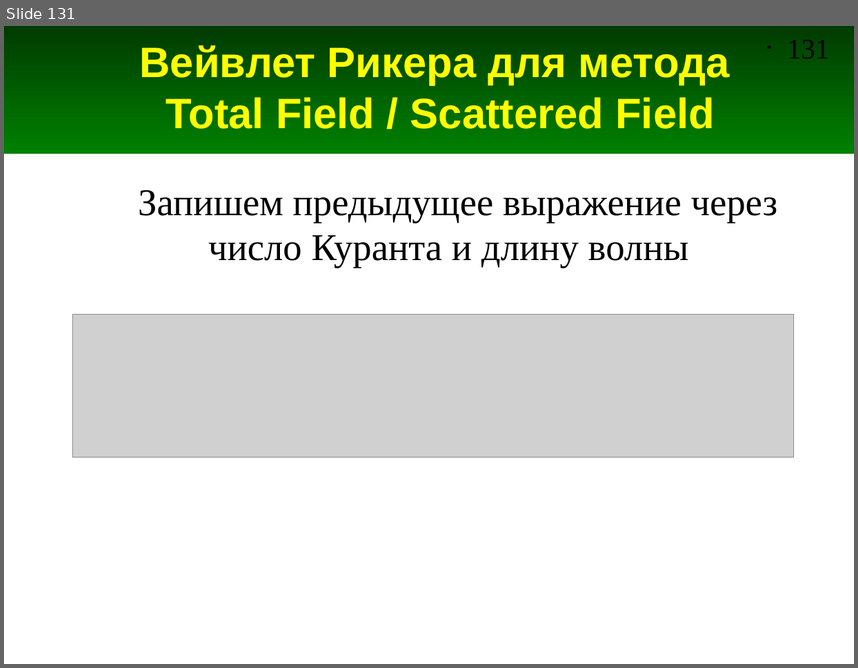
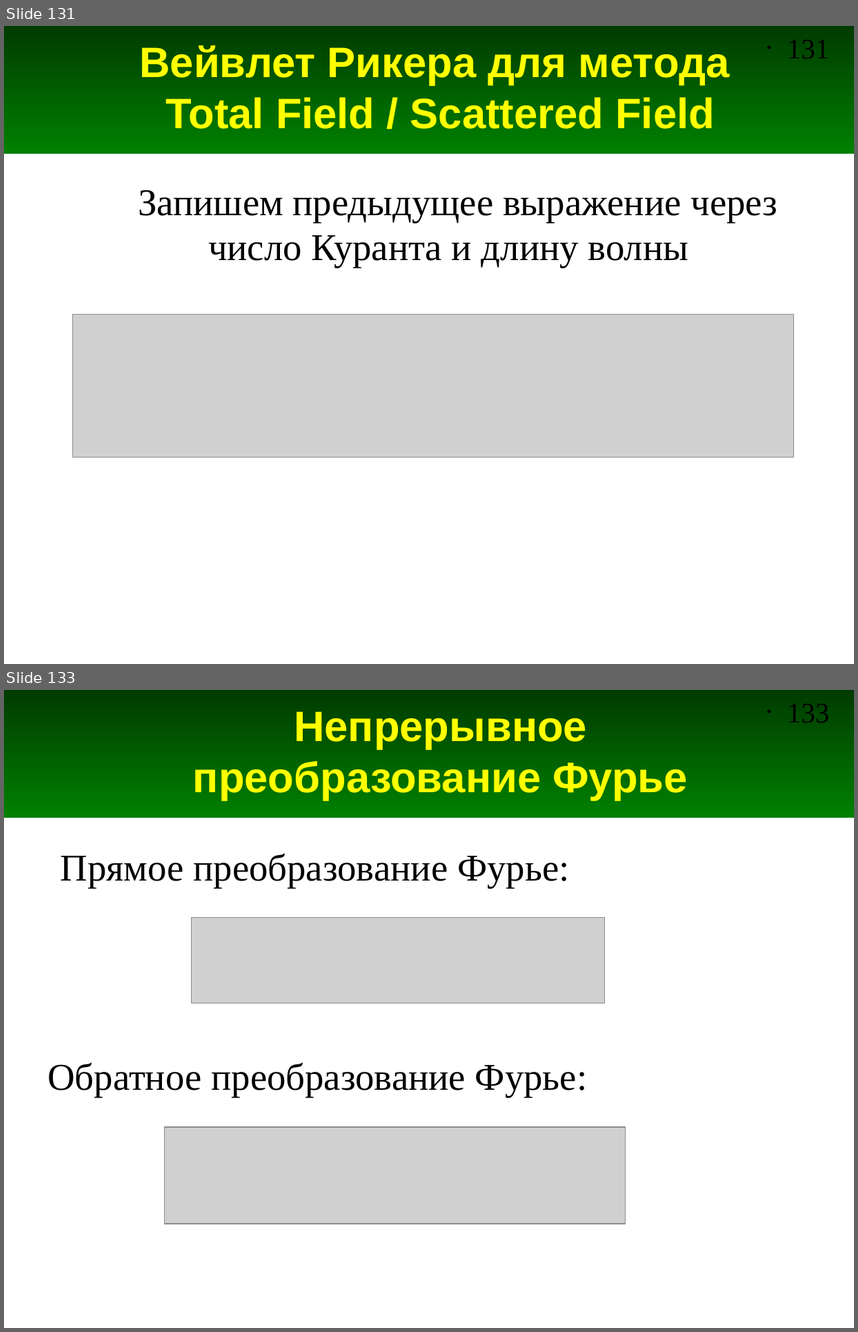
Before and after one commit to andris0147sv/modelling, a slide deck: presentations/2. FDTD.odp. Shown one above the other, each under a label of ours: slide 131 before the commit, slides 131 and 133 after it; the slides between them are not shown. The pictures are 858x668 and 858x1332 pixels, drawn with LibreOffice and Linux fonts; fonts in the diff are those of the drawing; grey boxes stand for pictures. Boxes give left, top, right and bottom in pixels: in the first picture for what was removed or moved away, otherwise in the second. Text is boxed around its words. In the diff, an @@ line names an element or a change of style, - is before the commit and + after.

Commit message:
Добавлены слайды про преобразование Фурье

```diff
--- a/presentations/2. FDTD.odp
+++ b/presentations/2. FDTD.odp
@@ slide 133 added at bbox=[4, 690, 854, 1328], background #FFFFFF; not listed: 2 template elements that a slide beside it also shows @@
@@ title added at bbox=[193, 711, 688, 800], 36 pt, text #FFFF00, bold @@
+Непрерывное
+преобразование Фурье
@@ text added at bbox=[61, 853, 569, 887], 32 pt, text #000000 @@
+Прямое преобразование Фурье:
@@ picture added at bbox=[191, 918, 604, 1003] @@
@@ text added at bbox=[47, 1062, 587, 1097], 32 pt, text #000000 @@
+Обратное преобразование Фурье:
@@ picture added at bbox=[165, 1127, 626, 1224] @@
```
Also in this commit, not shown: 8 other slides added.
